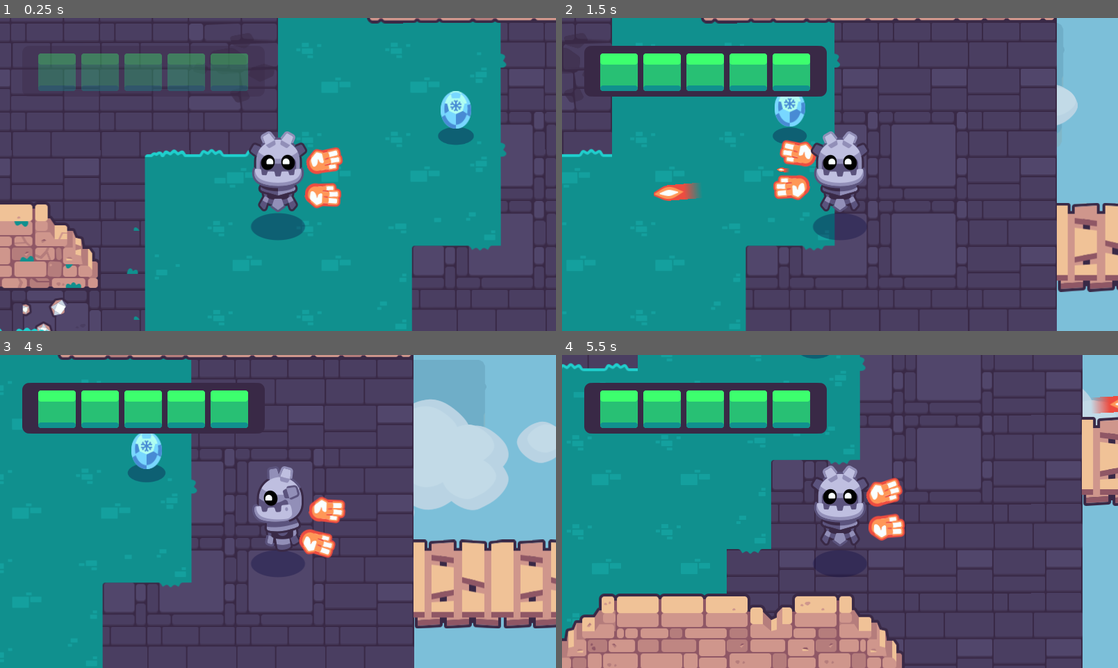
Above: before the commit, frames 1-4 (two rows, left to right).
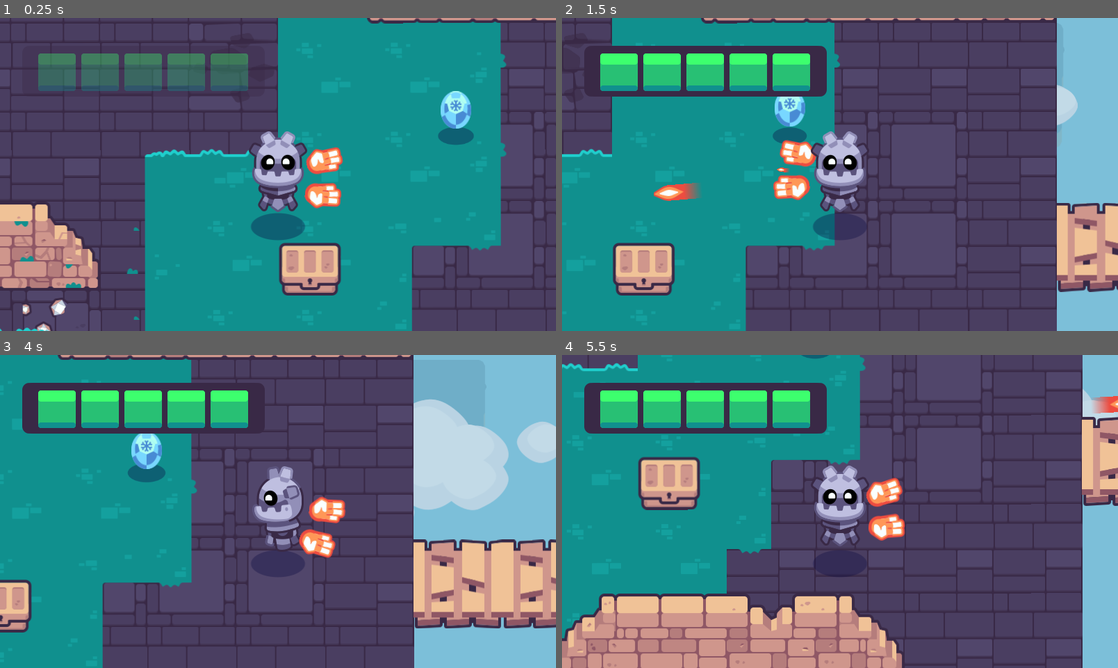
Above: after the commit, the same moments.

Repository: raweggyolk/2d-GameDev-Course
Game: Godot game, scene res://completed_project.tscn
Same seed, same stepped clock (60 frames per second), same inputs: the game is played once before the commit and once after it. Sound files missing from this copy of the repository are replaced by a short silence.
Inputs (mouse positions are in pixels of both pictures, inside the frame that each line leads up to):
- Up to frame 1 (0.25 s): no input
- Up to frame 2 (1.5 s): tap Enter at 0.5 s; move the mouse to (962, 158) at 0.52 s; hold D (move_right) 0.53-1.25 s; hold Mouse wheel down (cycle_weapon_down) 0.53-1.25 s; click (962, 158) at 0.67 s; drag from (728, 190) to (812, 115) at 1.27 s
- Up to frame 3 (4 s): move the mouse to (333, 442) at 2.02 s; press the mouse at (333, 442) at 2.03 s; hold D (move_right) 2.03-2.75 s; release the mouse at (333, 442) at 2.75 s; drag from (250, 574) to (183, 370) at 2.77 s; move the mouse to (444, 558) at 3.52 s; hold A (move_left) from 3.53 s (still down); hold Mouse wheel up (cycle_weapon_up) from 3.53 s (still down)
- Up to frame 4 (5.5 s): release A (move_left) at 4.25 s; release Mouse wheel up (cycle_weapon_up) at 4.25 s; drag from (673, 464) to (840, 539) at 4.27 s; move the mouse to (867, 511) at 5.02 s; hold S (move_down) from 5.03 s (still down); hold Mouse wheel down (cycle_weapon_down) from 5.03 s (still down); click (867, 511) at 5.17 s

The runs differ from the first frame. In frame 1, 1.8% of the frame differs, in the area x 50-62%, y 71-89%; in frame 2, 1.8%; in frame 3, 0.9%; in frame 4, 1.9%, in the area x 13-25%, y 32-50%.

Commit message:
Add a chest that spawns pickups

Diff:
--- a/02.getting-to-know-godot/levels/rooms/chests/chest.gd
+++ b/02.getting-to-know-godot/levels/rooms/chests/chest.gd
@@ -11,7 +11,7 @@
 
 func loot() -> void:
 	_animation_player.play("open")
-
+	create_pickup()
 
 func create_pickup() -> void:
 	var loot_instance = LOOT_SCENES[randi() % LOOT_SCENES.size()].instantiate()
--- a/02.getting-to-know-godot/levels/rooms/room_a.tscn
+++ b/02.getting-to-know-godot/levels/rooms/room_a.tscn
@@ -1,6 +1,7 @@
-[gd_scene load_steps=2 format=3 uid="uid://cu2rb5dl4ljte"]
+[gd_scene load_steps=3 format=3 uid="uid://cu2rb5dl4ljte"]
 
 [ext_resource type="PackedScene" uid="uid://bupkynq73ufaa" path="res://levels/base_room.tscn" id="1_plgur"]
+[ext_resource type="PackedScene" uid="uid://cl1xkaij81jjs" path="res://levels/rooms/chests/chest.tscn" id="2_uqy6t"]
 
 [node name="RoomA" instance=ExtResource("1_plgur")]
 rotation = -0.00114604
@@ -13,3 +14,6 @@
 
 [node name="InvisibleWalls" parent="." index="1"]
 layer_0/tile_data = PackedInt32Array(-65532, 0, 0, -65529, 0, 0, -65528, 0, 0, -65527, 0, 0, 11, 0, 0, 65547, 0, 0, 131 …(723 unchanged characters)…
+
+[node name="Chest" parent="." index="2" instance=ExtResource("2_uqy6t")]
+position = Vector2(813.311, 601.932)
--- a/02.getting-to-know-godot/start.tscn
+++ b/02.getting-to-know-godot/start.tscn
@@ -48,3 +48,5 @@
 offset_top = 60.0
 offset_right = 378.0
 offset_bottom = 132.725
+
+[connection signal="health_changed" from="Player" to="." method="_on_player_health_changed"]
Not shown, changed: 02.getting-to-know-godot/godot_tours.log
Not shown, added: 02.getting-to-know-godot/godot_tours.log-DL9cPV
Not shown, removed: 02.getting-to-know-godot/godot_tours.log-zoMXyc
